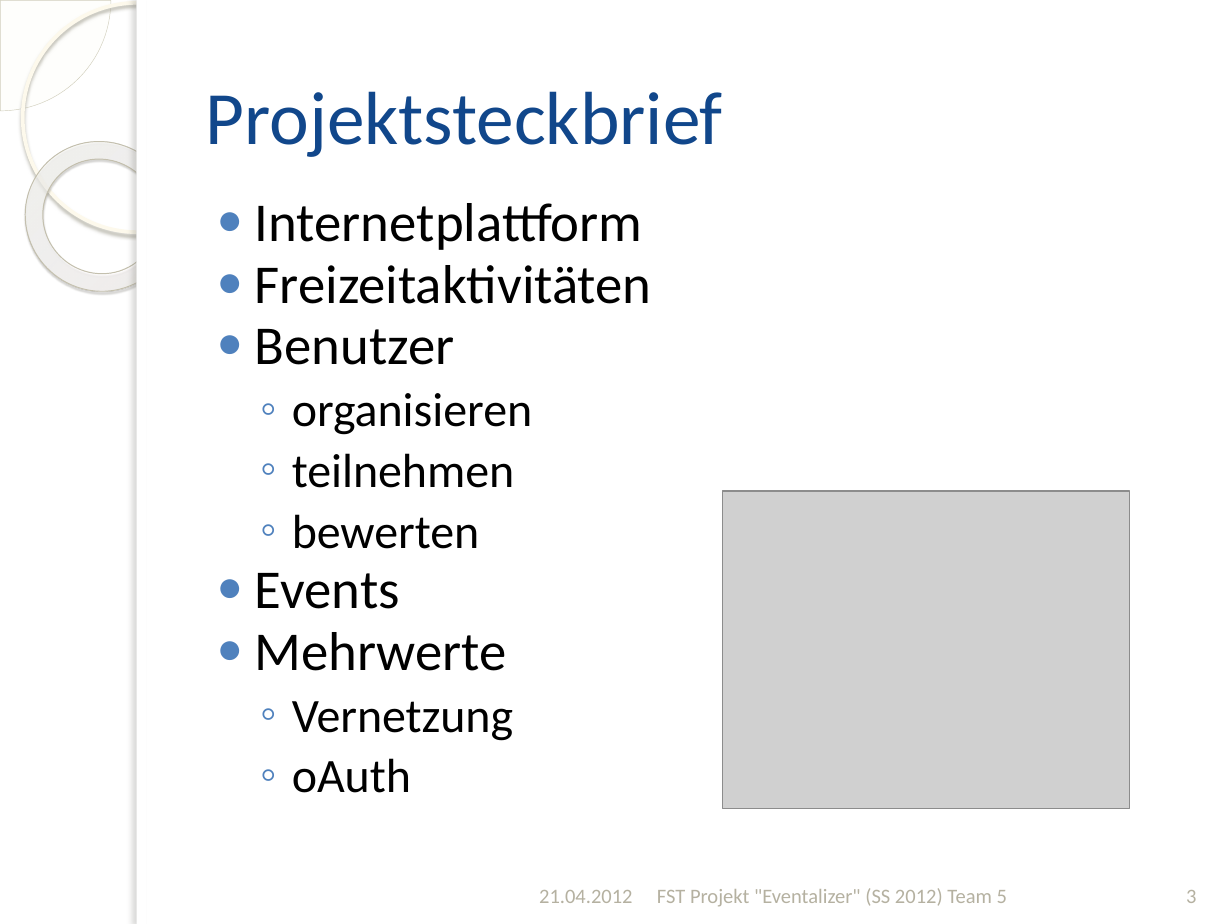
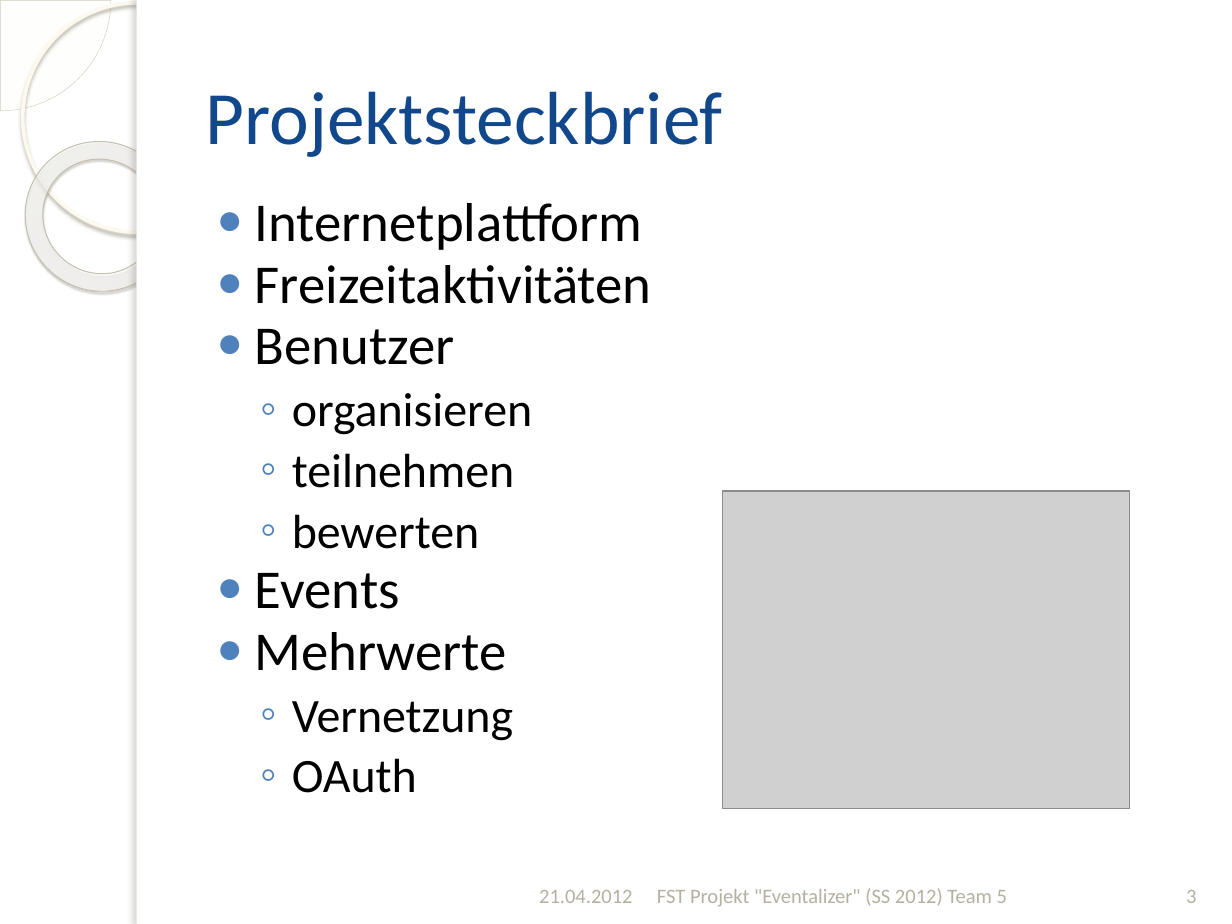
Before and after one commit to silkslostsoul/Eventalizer, a slide deck: slide 3 of Dokumente/Zwischenstand zum 2012-04-21_v2.pptx. Drawn at 1232x924 pixels with LibreOffice and Linux fonts; fonts in the diff are those of the drawing; grey boxes stand for pictures; background and template pictures are left out. Boxes give left, top, right and bottom in pixels: in the first picture for what was removed or moved away, otherwise in the second. Text is boxed around its words. In the diff, an @@ line names an element or a change of style, - is before the commit and + after.

```diff
--- a/Dokumente/Zwischenstand zum 2012-04-21_v2.pptx
+++ b/Dokumente/Zwischenstand zum 2012-04-21_v2.pptx
@@ text at [292,758,417,793]: text changed @@
-  ◦ oAuth
+  ◦ OAuth
```
Also in this commit, not shown: 12 other slides changed.
